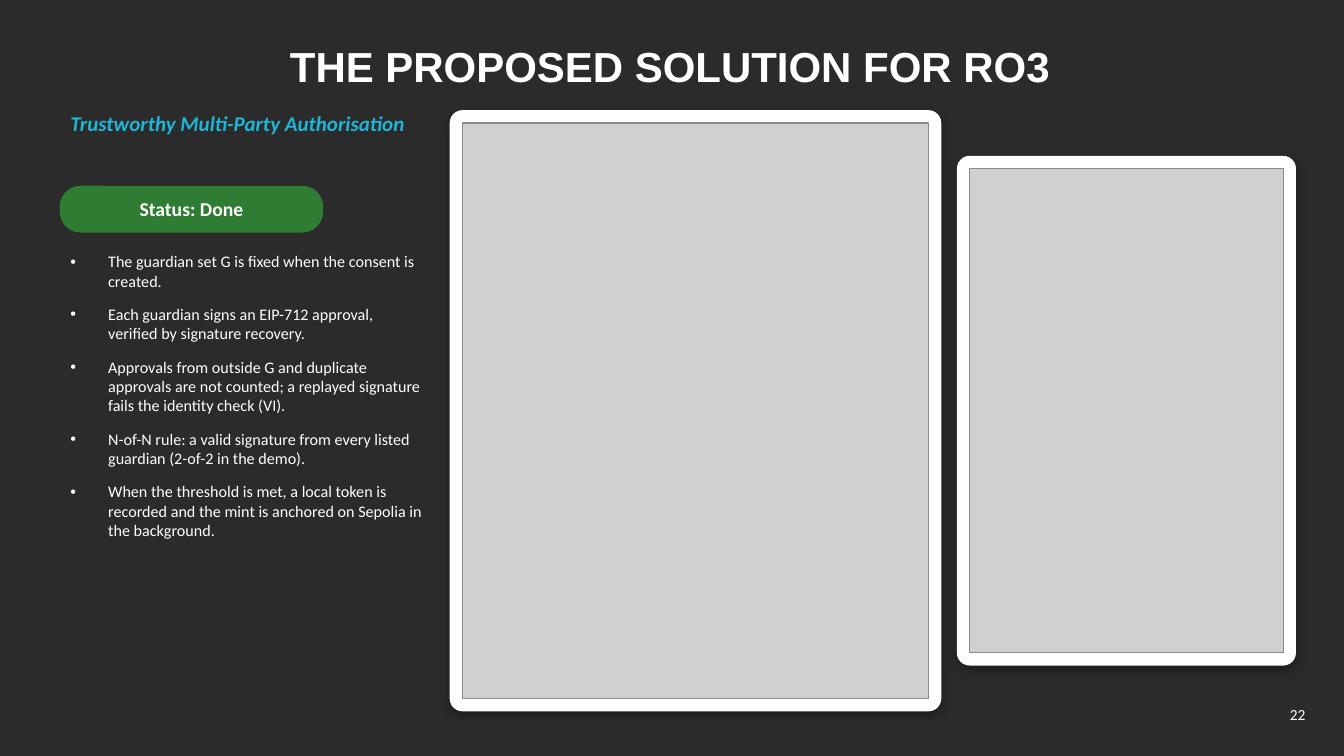
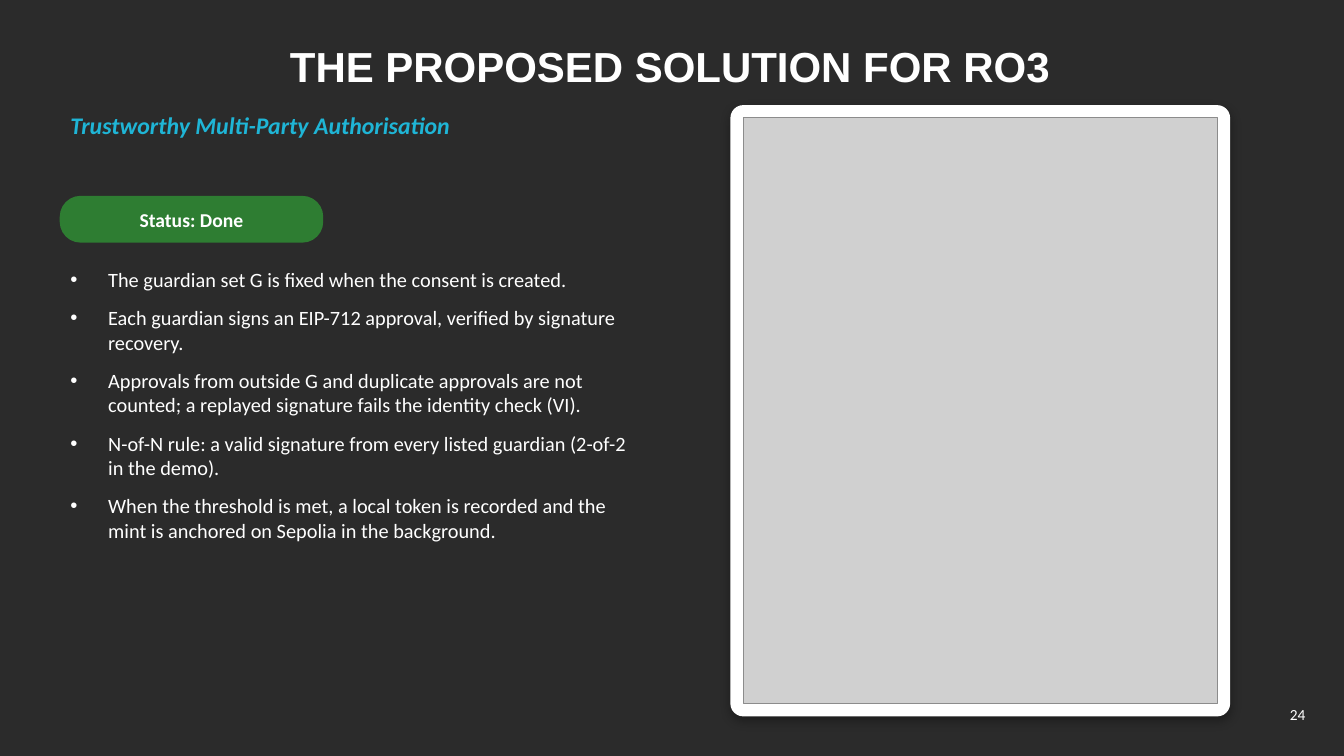
Before and after one commit to yasir12345678900/HealthRWA-Sepolia-Personal-try, a slide deck: slide 24 of docs/Yasir_CA2_Reassessment_Slides.pptx (slide 22 before the commit). Drawn at 1344x756 pixels with LibreOffice and Linux fonts; fonts in the diff are those of the drawing; grey boxes stand for pictures; background and template pictures are left out; a plain dark background stands for a picture behind light text. Boxes give left, top, right and bottom in pixels: in the first picture for what was removed or moved away, otherwise in the second. Text is boxed around its words. In the diff, an @@ line names an element or a change of style, - is before the commit and + after.

```diff
--- a/docs/Yasir_CA2_Reassessment_Slides.pptx
+++ b/docs/Yasir_CA2_Reassessment_Slides.pptx
@@ text "Trustworthy Multi-Party Authorisation" at (70, 117, 450, 138): size 15 to 17 pt @@
@@ rounded rectangle removed at (451, 111, 941, 711) @@
@@ rounded rectangle: place and size @@
-rounded rectangle at (958, 156, 1296, 664)
+rounded rectangle at (731, 106, 1229, 716)
@@ rounded rectangle at (731, 106, 1229, 716): proportions changed @@
@@ picture: place and size @@
-picture at (463, 123, 929, 699)
+picture at (743, 118, 1217, 704)
@@ picture removed at (970, 168, 1284, 652) @@
@@ text "Status: Done": place and size @@
-text "Status: Done" at (140, 203, 243, 216)
+text "Status: Done" at (140, 214, 243, 227)
@@ rounded rectangle: place and size @@
-rounded rectangle at (60, 187, 323, 232)
+rounded rectangle at (60, 197, 323, 242)
@@ text "The guardian set G is ...": place and size @@
-text "The guardian set G is ..." at (108, 256, 421, 539)
+text "The guardian set G is ..." at (108, 273, 626, 542)
@@ text "The guardian set G is ..." at (108, 273, 626, 542): size 11.5 to 14.5 pt @@
@@ page number at (1290, 710, 1306, 720): text changed @@
-22
+24
```
Also in this commit, not shown: 6 other slides changed, 6 slides added, 3 other files.
